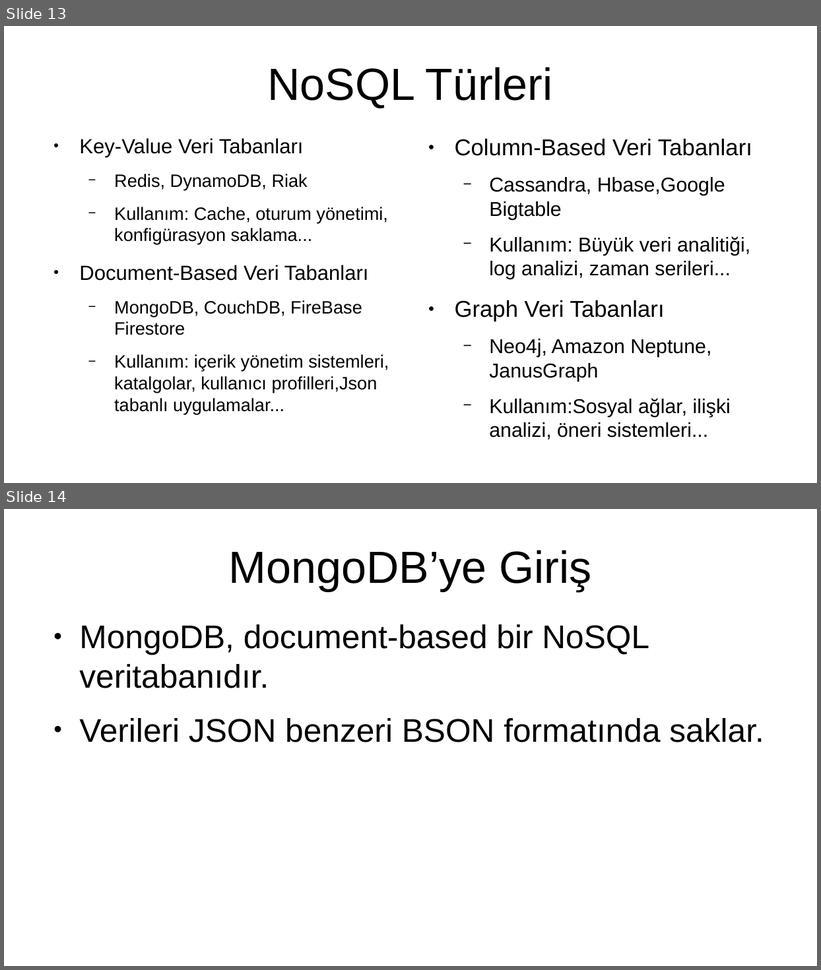
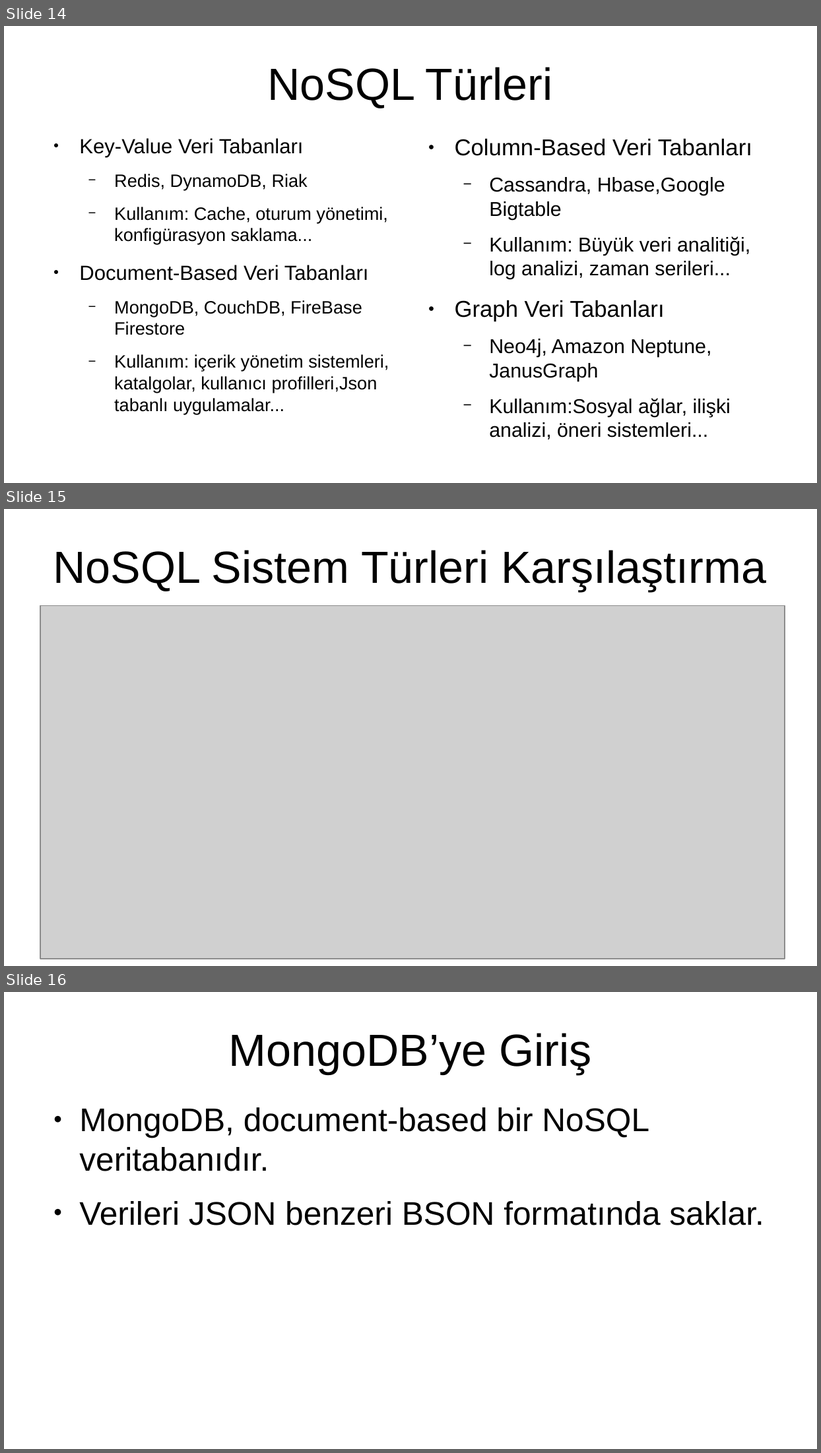
Before and after one commit to musaturkan/vtys, a slide deck: Nosql Sistemleri.odp. Shown one above the other, each under a label of ours: slides 13 and 14 before the commit, slides 14, 15 and 16 after it. The pictures are 821x970 and 821x1453 pixels, drawn with LibreOffice and Linux fonts; fonts in the diff are those of the drawing; grey boxes stand for pictures. Boxes give left, top, right and bottom in pixels: in the first picture for what was removed or moved away, otherwise in the second. Text is boxed around its words. In the diff, an @@ line names an element or a change of style, - is before the commit and + after.

```diff
--- a/Nosql Sistemleri.odp
+++ b/Nosql Sistemleri.odp
@@ slide 15 added at box(4, 509, 817, 966), background #FFFFFF @@
@@ title added at box(54, 550, 766, 591), 44 pt, text #000000 @@
+NoSQL Sistem Türleri Karşılaştırma
@@ picture added at box(40, 605, 785, 959) @@
@@ what was slide 13 is now slide 14 @@
@@ what was slide 14 is now slide 16 @@
```
Also in this commit, not shown: 1 other slide added.
